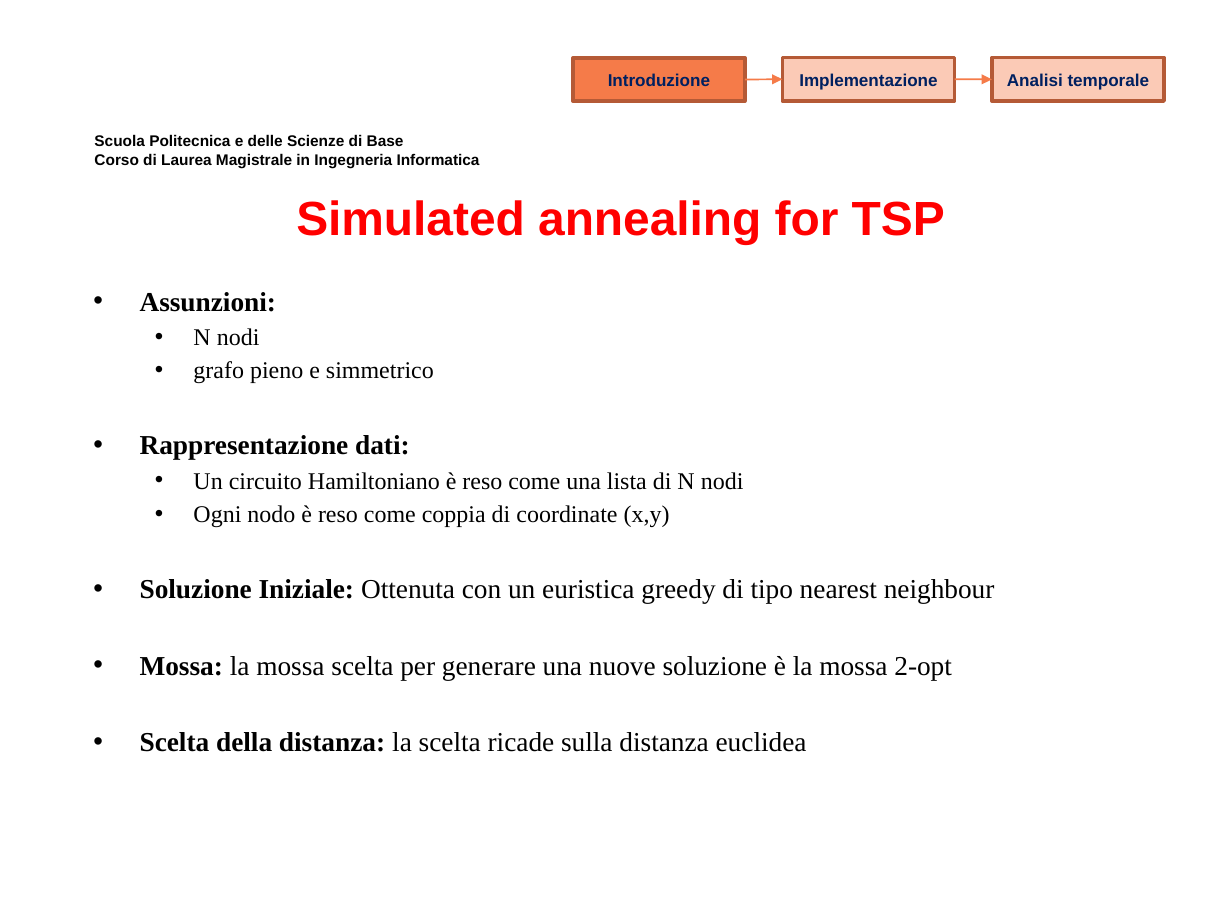
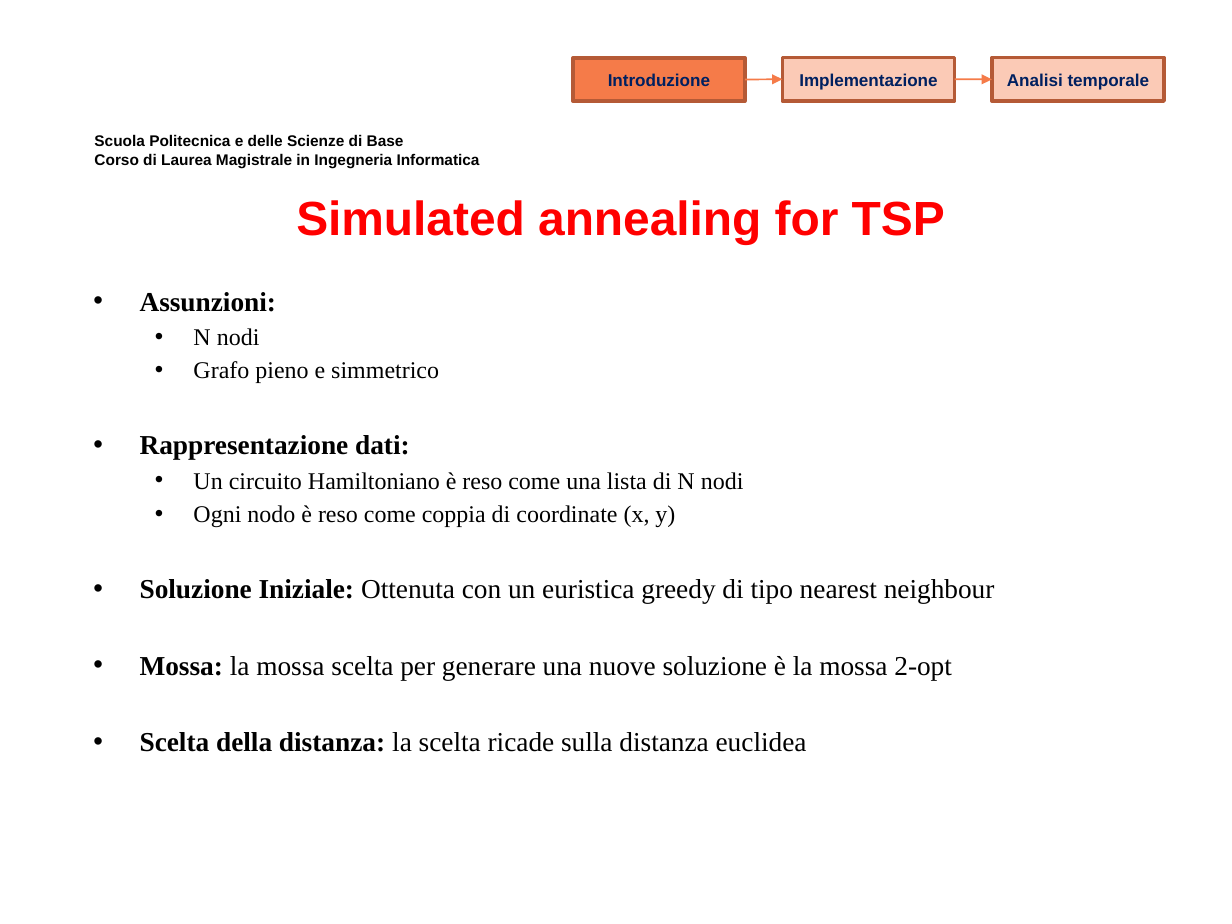
Before and after one commit to MicheleMaresca98/TSP-SimulatedAnnealing, a slide deck: slide 5 of Presentazione Elaborato Ricerca Operativa.pptx. Drawn at 1232x924 pixels with LibreOffice and Linux fonts; fonts in the diff are those of the drawing; background and template pictures are left out. Boxes give left, top, right and bottom in pixels: in the first picture for what was removed or moved away, otherwise in the second. Text is boxed around its words. In the diff, an @@ line names an element or a change of style, - is before the commit and + after.

```diff
--- a/Presentazione Elaborato Ricerca Operativa.pptx
+++ b/Presentazione Elaborato Ricerca Operativa.pptx
@@ text at (193,361,439,383): text changed @@
-  • grafo pieno e simmetrico
+  • Grafo pieno e simmetrico
@@ text at (193,505,675,527): spaces changed @@
-  • Ogni nodo è reso come coppia di coordinate (x,y)
+  • Ogni nodo è reso come coppia di coordinate (x, y)
```
Also in this commit, not shown: 3 other slides changed.
